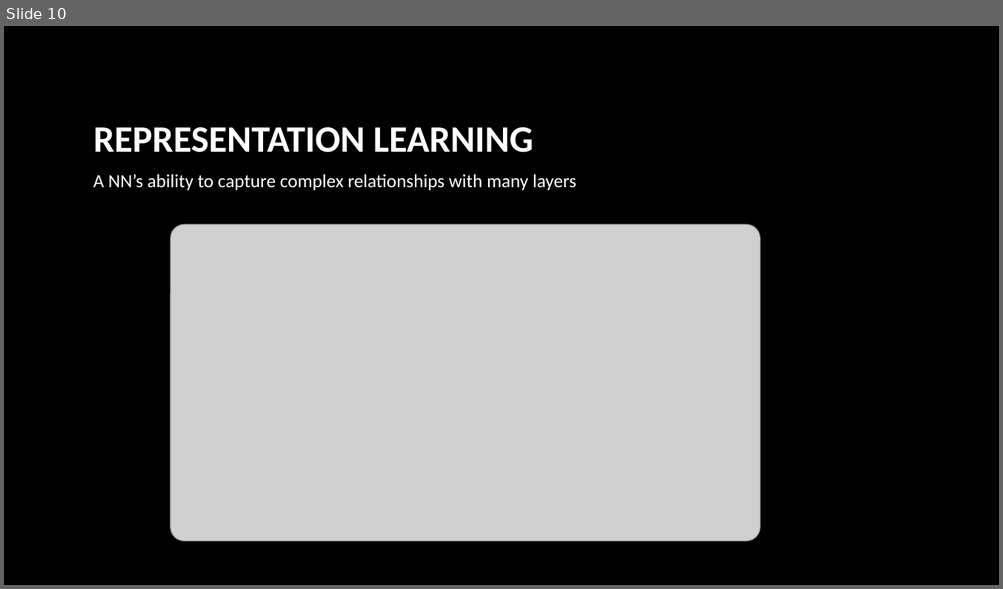
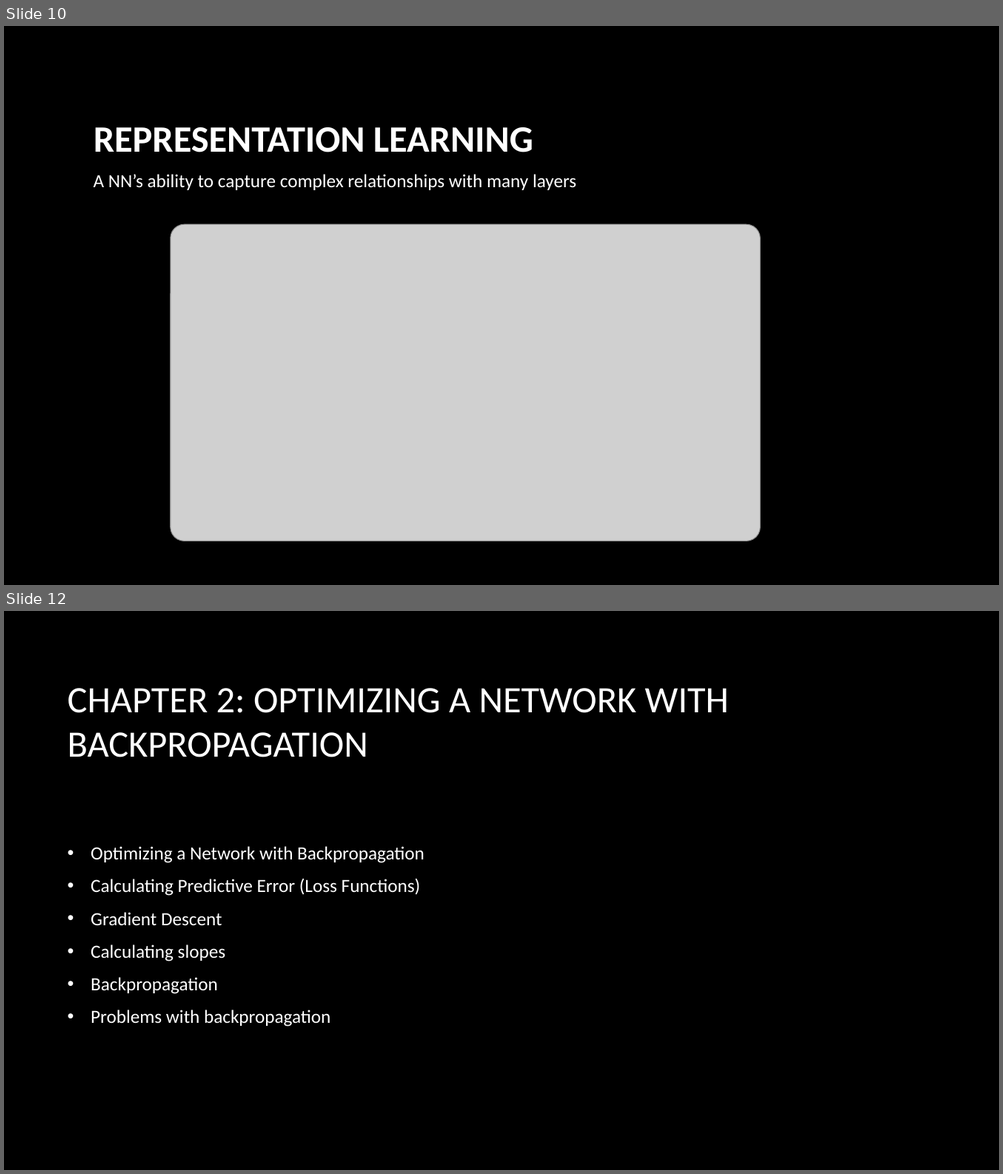
Before and after one commit to josiahcoad/IntroNeuralNetworks, a slide deck: Presentations/presentation_chapter1.pptx. Shown one above the other, each under a label of ours: slide 10 before the commit, slides 10 and 12 after it; the slides between them are not shown. The pictures are 1003x589 and 1003x1174 pixels, drawn with LibreOffice and Linux fonts; fonts in the diff are those of the drawing; grey boxes stand for pictures; background and template pictures are left out. Boxes give left, top, right and bottom in pixels: in the first picture for what was removed or moved away, otherwise in the second. Text is boxed around its words. In the diff, an @@ line names an element or a change of style, - is before the commit and + after.

```diff
--- a/Presentations/presentation_chapter1.pptx
+++ b/Presentations/presentation_chapter1.pptx
@@ slide 12 added at (4, 611, 999, 1170), background picture (left out) @@
@@ title added at (68, 688, 728, 758), 36 pt, text #FFFFFF @@
+CHAPTER 2: OPTIMIZING A NETWORK WITH BACKPROPAGATION
@@ text added at (91, 846, 424, 1027), 18 pt, text #FFFFFF @@
+• Optimizing a Network with Backpropagation
+• Calculating Predictive Error (Loss Functions)
+• Gradient Descent
+• Calculating slopes
+• Backpropagation
+• Problems with backpropagation
```
Also in this commit, not shown: 14 other slides added, 3 other files.
